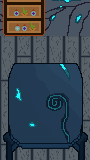
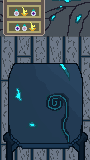
The second 90x160 image is a revision of the first. Changes to its layers:
painted on "Слой 33" over [3, 0, 45, 36]
painted on "Слой 43" over [0, 0, 90, 160]
